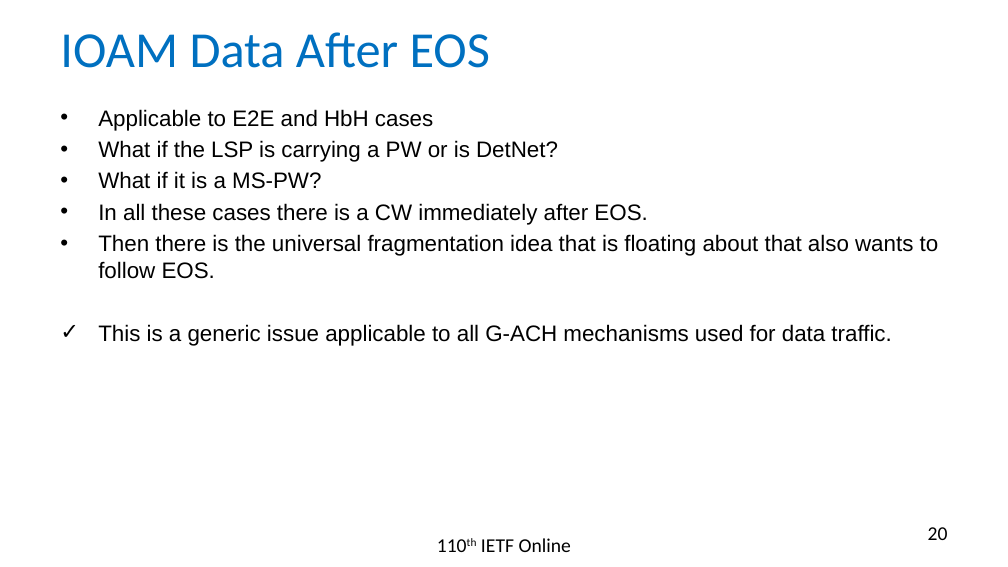
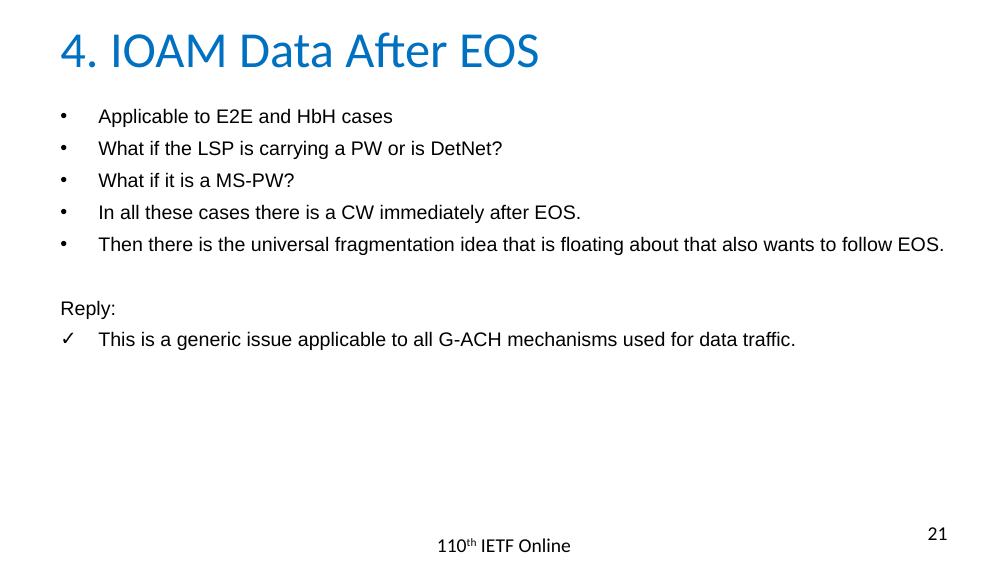
Before and after one commit to rakgandhi/ietf-slides, a slide deck: slide 21 of draft-gandhi-mpls-ioam-sr-05.pptx (slide 20 before the commit). Drawn at 1008x567 pixels with LibreOffice and Linux fonts; fonts in the diff are those of the drawing. Boxes give left, top, right and bottom in pixels: in the first picture for what was removed or moved away, otherwise in the second. Text is boxed around its words. In the diff, an @@ line names an element or a change of style, - is before the commit and + after.

```diff
--- a/draft-gandhi-mpls-ioam-sr-05.pptx
+++ b/draft-gandhi-mpls-ioam-sr-05.pptx
@@ title at box(60, 32, 539, 68): text changed @@
-IOAM Data After EOS
+4. IOAM Data After EOS
@@ text at box(98, 108, 945, 350): size 16 to 14 pt; more space between paragraphs @@
@@ text at box(60, 300, 116, 319): paragraph added @@
+Reply:
@@ page number at box(928, 527, 948, 540): text changed @@
-20
+21
```
Also in this commit, not shown: 5 other slides changed, 1 other file.
